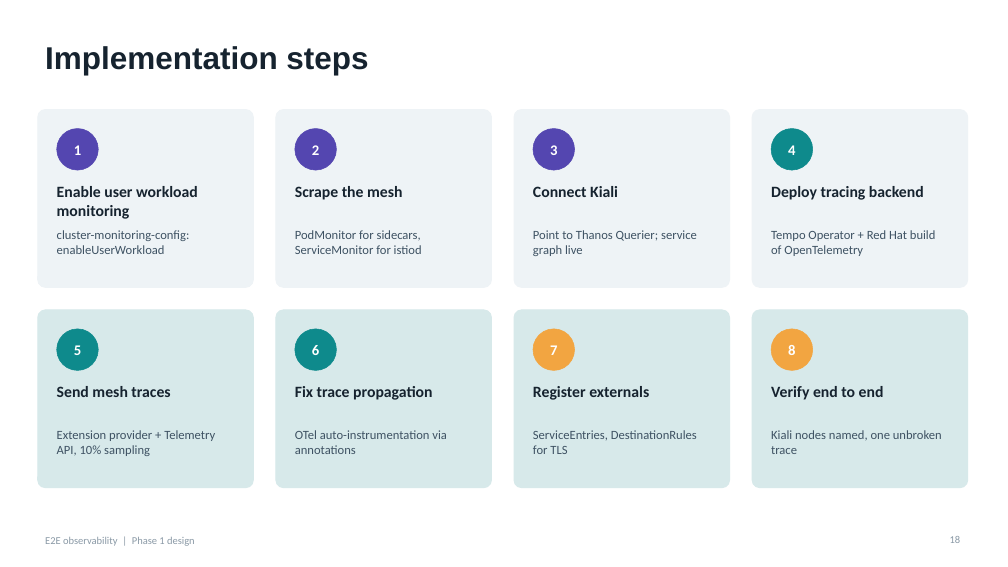
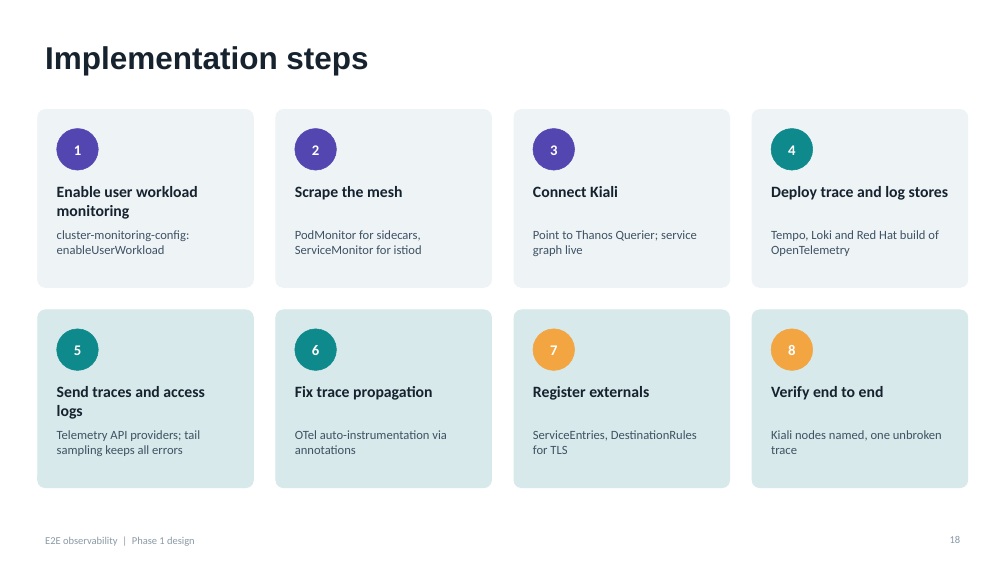
Before and after one commit to canpolatoral/monitoring-poc, a slide deck: slide 18 of docs/e2e_observability_design.pptx. Drawn at 1008x567 pixels with LibreOffice and Linux fonts; fonts in the diff are those of the drawing. Boxes give left, top, right and bottom in pixels: in the first picture for what was removed or moved away, otherwise in the second. Text is boxed around its words. In the diff, an @@ line names an element or a change of style, - is before the commit and + after.

```diff
--- a/docs/e2e_observability_design.pptx
+++ b/docs/e2e_observability_design.pptx
@@ text at box(771, 186, 948, 200): text changed @@
-Deploy tracing backend
+Deploy trace and log stores
@@ text at box(771, 230, 938, 256): text changed @@
-Tempo Operator + Red Hat build of OpenTelemetry
+Tempo, Loki and Red Hat build of OpenTelemetry
@@ text at box(57, 386, 204, 419): text changed @@
-Send mesh traces
+Send traces and access logs
@@ text at box(57, 430, 200, 456): text changed @@
-Extension provider + Telemetry API, 10% sampling
+Telemetry API providers; tail sampling keeps all errors
```
Also in this commit, not shown: 5 other slides changed.
